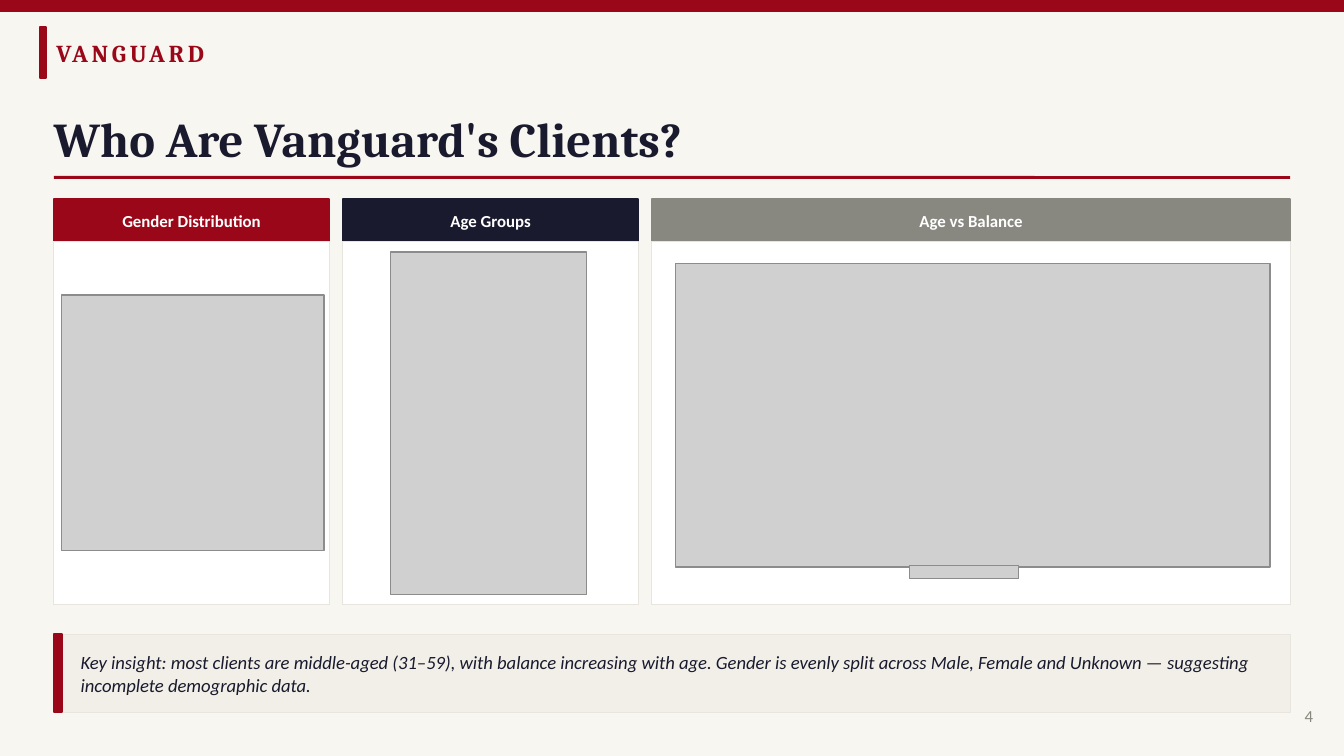
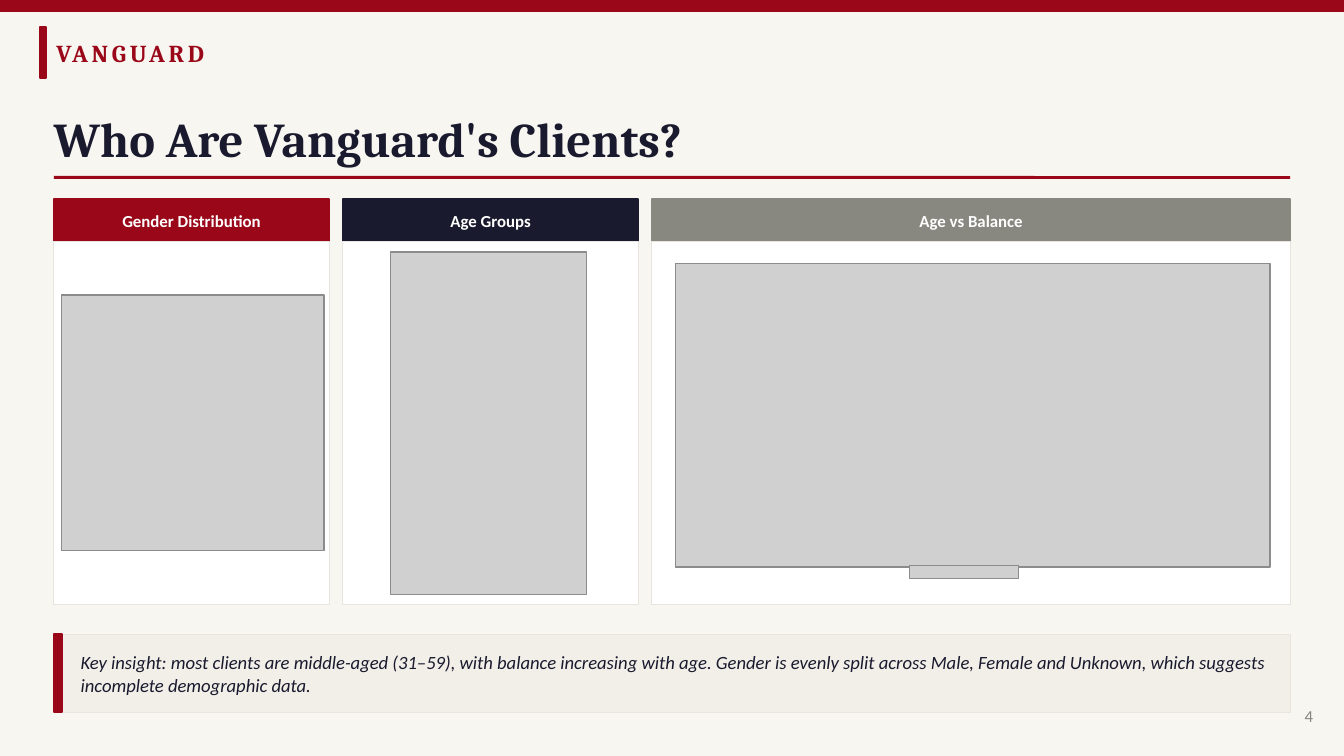
Before and after one commit to craftedbygaby/AB_testing, a slide deck: slide 4 of Vanguard_ABTest_Presentation.pptx. Drawn at 1344x756 pixels with LibreOffice and Linux fonts; fonts in the diff are those of the drawing; grey boxes stand for pictures; background and template pictures are left out. Boxes give left, top, right and bottom in pixels: in the first picture for what was removed or moved away, otherwise in the second. Text is boxed around its words. In the diff, an @@ line names an element or a change of style, - is before the commit and + after.

```diff
--- a/Vanguard_ABTest_Presentation.pptx
+++ b/Vanguard_ABTest_Presentation.pptx
@@ text at [81, 655, 1264, 695]: text changed @@
-Key insight: most clients are middle-aged (31–59), with balance increasing with age. Gender is evenly split across Male, Female and Unknown — suggesting incomplete demographic data.
+Key insight: most clients are middle-aged (31–59), with balance increasing with age. Gender is evenly split across Male, Female and Unknown, which suggests incomplete demographic data.
```
Also in this commit, not shown: 7 other slides changed.
